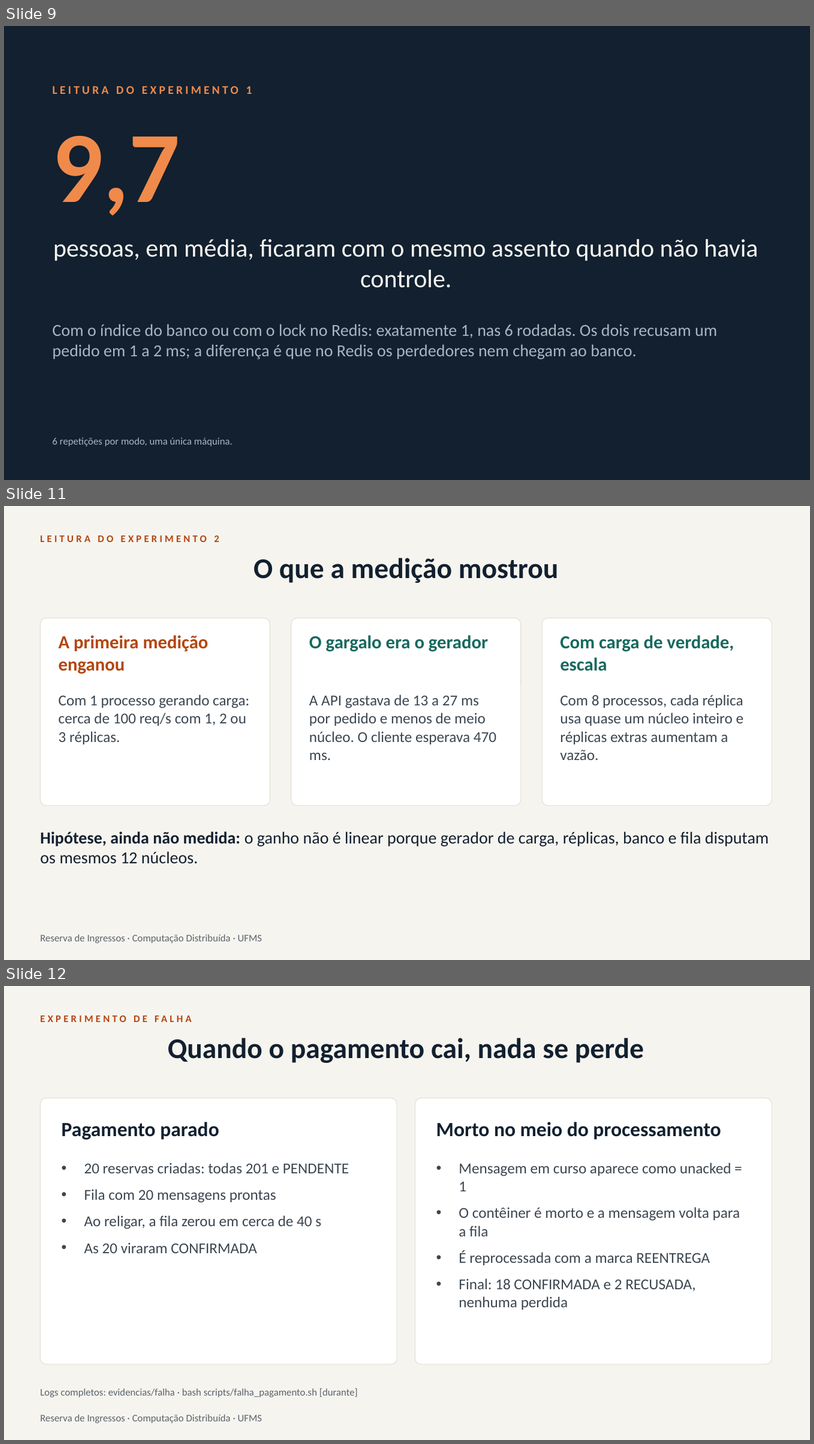
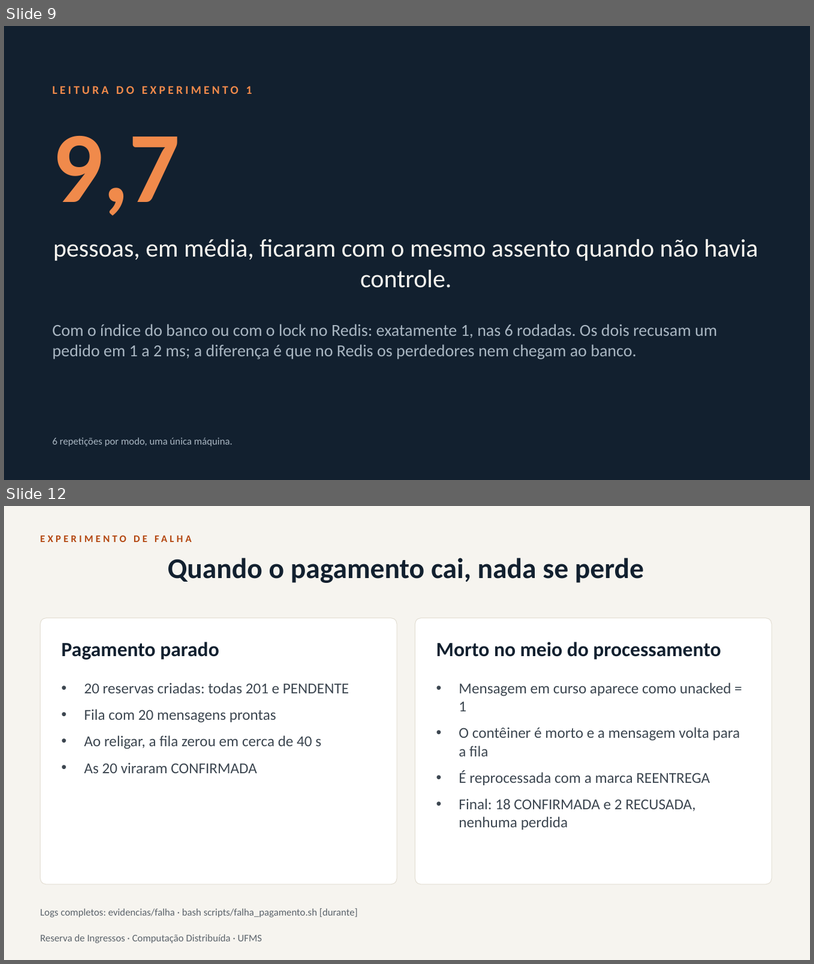
Before and after one commit to eliassilva21dt-tech/reserva-de-ingressos, a slide deck: docs/apresentacao.pptx. Shown one above the other, each under a label of ours: slides 9, 11 and 12 before the commit, slides 9 and 12 after it; the slides between them are not shown. The pictures are 814x1444 and 814x964 pixels, drawn with LibreOffice and Linux fonts; fonts in the diff are those of the drawing. Boxes give left, top, right and bottom in pixels: in the first picture for what was removed or moved away, otherwise in the second. Text is boxed around its words. In the diff, an @@ line names an element or a change of style, - is before the commit and + after.

```diff
--- a/docs/apresentacao.pptx
+++ b/docs/apresentacao.pptx
@@ slide 11 removed at (4, 506, 810, 960), background #F6F4EF; not listed: 1 template element that a slide beside it also shows @@
@@ text removed at (40, 535, 219, 542) @@
-LEITURA DO EXPERIMENTO 2
@@ title removed at (254, 558, 558, 583) @@
-O que a medição mostrou
@@ rounded rectangle removed at (40, 618, 270, 805) @@
@@ rounded rectangle removed at (291, 618, 521, 805) @@
@@ rounded rectangle removed at (542, 618, 772, 805) @@
@@ text removed at (59, 635, 209, 674) @@
-A primeira medição enganou
@@ text removed at (309, 635, 488, 652) @@
-O gargalo era o gerador
@@ text removed at (560, 635, 734, 671) @@
-Com carga de verdade, escala
@@ text removed at (59, 694, 249, 744) @@
-Com 1 processo gerando carga: cerca de 100 req/s com 1, 2 ou 3 réplicas.
@@ text removed at (309, 694, 497, 760) @@
-A API gastava de 13 a 27 ms por pedido e menos de meio núcleo. O cliente esperava 470 ms.
@@ text removed at (560, 694, 744, 760) @@
-Com 8 processos, cada réplica usa quase um núcleo inteiro e réplicas extras aumentam a vazão.
@@ text removed at (40, 831, 769, 864) @@
-Hipótese, ainda não medida: o ganho não é linear porque gerador de carga, réplicas, banco e fila disputam os mesmos 12 núcleos.
```
Also in this commit, not shown: 2 slides changed, 1 slide added, 3 other files.
